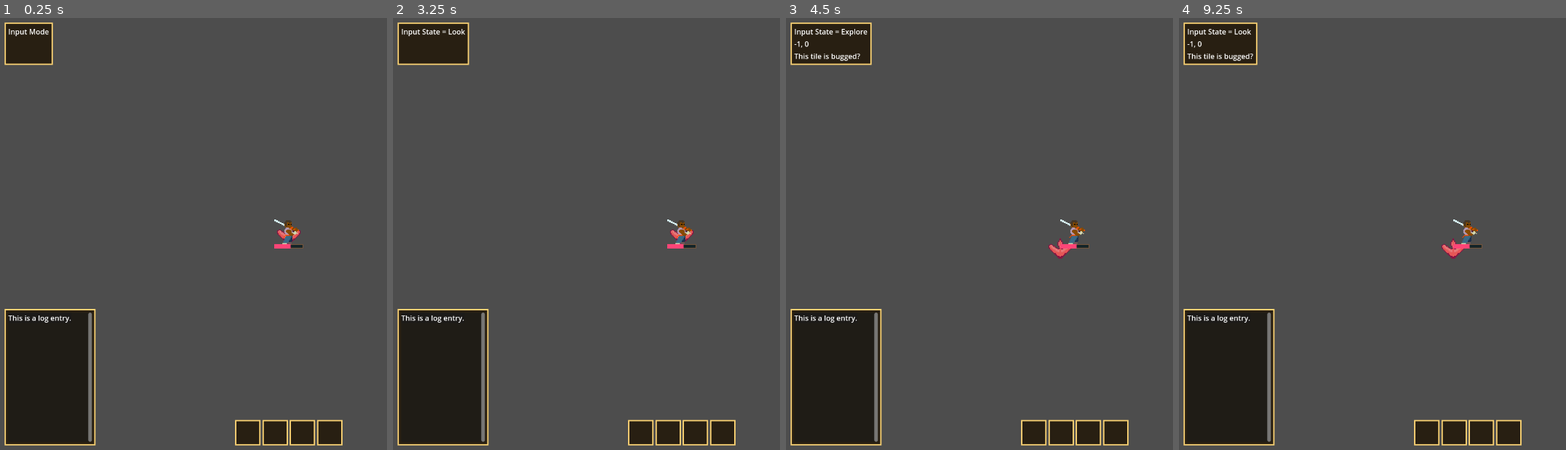
Above: before the commit, frames 1-4 (left to right).
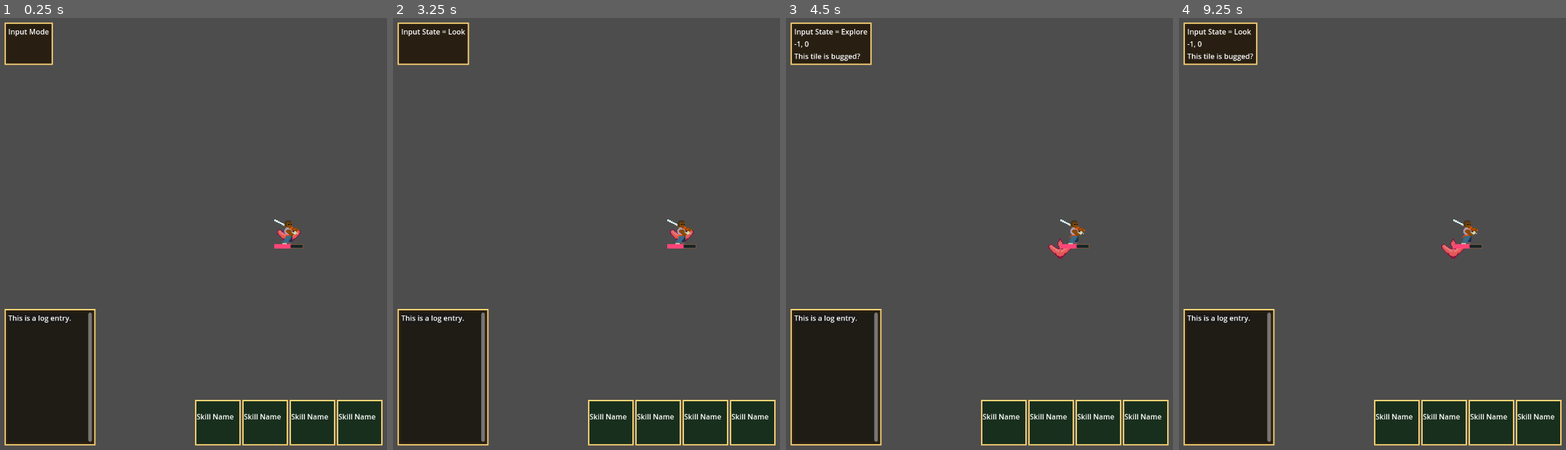
Above: after the commit, the same moments.

Repository: OttoElomaa/godot-4-roguelike-knights
Game: Godot game, scene res://Scenes/world.tscn
Two runs of this game, one before a commit and one after it. Both use one fixed random seed, a clock stepped at 60 frames per second and the inputs below. This scene is started directly instead of the project's main scene.
Inputs (mouse positions are in pixels of both pictures, inside the frame that each line leads up to):
- Up to frame 1 (0.25 s): no input
- Up to frame 2 (3.25 s): tap Enter at 0.5, 2 s; hold Right (ui_right) 0.53-1.28 s; tap 1 (1) at 0.6 s; tap 2 (2) at 0.8, 1.35 s; tap Space at 1.25, 2.75 s; move the mouse to (567, 255) at 1.27 s; hold Down (ui_down) 1.28-2.03 s; tap 3 (3) at 1.55, 2.1 s; move the mouse to (741, 138) at 2.02 s; hold Right (ui_right) 2.03-2.78 s; tap 4 (4) at 2.3, 2.85 s; move the mouse to (652, 320) at 2.77 s; hold Up (ui_up) from 2.78 s (still down); tap L (L) at 3.05 s
- Up to frame 3 (4.5 s): tap Enter at 3.5 s; move the mouse to (outside the picture) at 3.52 s; release Up (ui_up) at 3.53 s; hold Left (ui_left) from 3.53 s (still down); tap L (L) at 3.6 s; tap O (O) at 3.8, 4.35 s; tap Space at 4.25 s; move the mouse to (902, 169) at 4.27 s
- Up to frame 4 (9.25 s): tap P (P) at 4.55, 5.1 s; move the mouse to (1496, 234) at 5.02 s; release Left (ui_left) at 5.03 s; hold Down (ui_down) 5.03-5.78 s; tap U (u) at 5.3, 5.85 s; move the mouse to (1380, 126) at 5.77 s; hold Right (ui_right) 5.78-6.53 s; tap 1 (1) at 6.05, 6.6 s; move the mouse to (outside the picture) at 6.52 s; hold Up (ui_up) 6.53-7.28 s; tap 2 (2) at 6.8, 7.35 s; move the mouse to (1353, 255) at 7.27 s; hold Right (ui_right) 7.28-8.03 s; tap 3 (3) at 7.55, 8.1 s; move the mouse to (1527, 138) at 8.02 s; hold Down (ui_down) 8.03-8.78 s; tap 4 (4) at 8.3, 8.85 s; move the mouse to (1438, 320) at 8.77 s; hold Left (ui_left) from 8.78 s (still down); tap L (L) at 9.05 s

The runs differ from the first frame. In frame 1, 3.8% of the frame differs, in the area x 50-99%, y 88-99%; in frame 2, 3.8%; in frame 3, 3.8%; in frame 4, 3.8%.
Error in both runs: Invalid access to property or key 'movementComponent' on a base object of type 'Nil'. (res://Scripts/PlayerAndCreatures/movementInputComponent.gd:69)

Commit message:
Player can't use skills that are on cooldown. Cooldown shown on skill bar.

Diff:
--- a/Scenes/Creatures/Orc.tscn
+++ b/Scenes/Creatures/Orc.tscn
@@ -1,8 +1,9 @@
-[gd_scene load_steps=4 format=3 uid="uid://cbu18kyqxrpvs"]
+[gd_scene load_steps=5 format=3 uid="uid://cbu18kyqxrpvs"]
 
 [ext_resource type="PackedScene" uid="uid://bjncipjr144kf" path="res://Scenes/Creatures/Creature.tscn" id="1_i5ohc"]
 [ext_resource type="Texture2D" uid="uid://b7wpnuw1nsyg3" path="res://Sprites/Enemies/creature-orc.png" id="2_40b0y"]
 [ext_resource type="PackedScene" uid="uid://cwkrdlxk2utha" path="res://Scenes/Skills/Strong Strike.tscn" id="3_w4nll"]
+[ext_resource type="PackedScene" uid="uid://d4g5rogm106cr" path="res://Scenes/Skills/Strike.tscn" id="4_luom8"]
 
 [node name="Orc" instance=ExtResource("1_i5ohc")]
 creatureName = "Orc"
@@ -12,5 +13,4 @@
 
 [node name="StrongStrike" parent="Skills" index="0" instance=ExtResource("3_w4nll")]
 
-[node name="HealthComponent" parent="." index="3"]
-health = 20
+[node name="Strike" parent="Skills" index="1" instance=ExtResource("4_luom8")]
--- a/Scenes/Skills/Strong Strike.tscn
+++ b/Scenes/Skills/Strong Strike.tscn
@@ -10,6 +10,9 @@
 skillType = "melee"
 range = 1
 
+[node name="Cooldown" parent="." index="1"]
+cooldown = 2
+
 [node name="Script" type="Node" parent="Scripts" index="0"]
 script = ExtResource("3_d3tvs")
 damage = 10
--- a/Scenes/Skills/SummonFox.tscn
+++ b/Scenes/Skills/SummonFox.tscn
@@ -1,17 +1,20 @@
 [gd_scene load_steps=5 format=3 uid="uid://dav2j8d0nekym"]
 
 [ext_resource type="PackedScene" uid="uid://d21u4j6yuyimo" path="res://Scenes/Skills/BaseSkill.tscn" id="1_cm60j"]
-[ext_resource type="Texture2D" uid="uid://5u6pajxqu6we" path="res://Sprites/Enemies/creature-slime.png" id="2_khvdq"]
+[ext_resource type="Texture2D" uid="uid://d2jgliqvedpc5" path="res://Sprites/Enemies/enemy-guardian-spirit-transparent-32px.png" id="2_sm7j4"]
 [ext_resource type="Script" path="res://Scripts/Skills/summon_script.gd" id="3_mmq5u"]
 [ext_resource type="PackedScene" uid="uid://dxn8gcr6ya5vo" path="res://Scenes/Creatures/GuardianSpirit.tscn" id="4_tbrbx"]
 
 [node name="Summon" instance=ExtResource("1_cm60j")]
-skillIcon = ExtResource("2_khvdq")
+skillIcon = ExtResource("2_sm7j4")
 skillName = "Summon"
 
 [node name="Targeting" parent="." index="0"]
 targetingGroup = 0
 
+[node name="Cooldown" parent="." index="1"]
+cooldown = 10
+
 [node name="SummonScript" type="Node" parent="Scripts" index="0"]
 script = ExtResource("3_mmq5u")
 summonsAmount = 1
--- a/Scenes/UI/skill_bar_box.tscn
+++ b/Scenes/UI/skill_bar_box.tscn
@@ -6,15 +6,20 @@
 [sub_resource type="LabelSettings" id="LabelSettings_mo8mu"]
 
 [node name="SkillBarBox" type="PanelContainer"]
-custom_minimum_size = Vector2(50, 50)
+custom_minimum_size = Vector2(100, 100)
 theme_override_styles/panel = ExtResource("1_uiii7")
 script = ExtResource("2_mnnst")
 
 [node name="TextureRect" type="TextureRect" parent="."]
 layout_mode = 2
 
+[node name="Overlay" type="ColorRect" parent="."]
+layout_mode = 2
+color = Color(0.00784314, 0.282353, 0.184314, 0.392157)
+
 [node name="NameLabel" type="Label" parent="."]
 custom_minimum_size = Vector2(50, 50)
 layout_mode = 2
+text = "Skill Name"
 label_settings = SubResource("LabelSettings_mo8mu")
 autowrap_mode = 2
--- a/Scripts/MiscUI/skill_bar_box.gd
+++ b/Scripts/MiscUI/skill_bar_box.gd
@@ -1,11 +1,24 @@
 extends PanelContainer
 
 
-
+var skill:Node = null
 
 func setup(skill:Node):
+
+	self.skill = skill
 
 	var texture:Texture = skill.skillIcon
 
 	$TextureRect.texture = texture
 	$NameLabel.text = skill.skillName
+
+
+
+func updateVisuals():
+
+	if skill.isOnCooldown():
+		$Overlay.show()
+		$NameLabel.text = "%s (%d)" % [skill.skillName, skill.getCooldown()]
+	else:
+		$Overlay.hide()
+		$NameLabel.text = skill.skillName
--- a/Scripts/PlayerAndCreatures/PlayerExtendsCreature.gd
+++ b/Scripts/PlayerAndCreatures/PlayerExtendsCreature.gd
@@ -89,8 +89,9 @@
 func useSkill(index):
 
 	var skill = self.getSkills()[index]
-	skill.activate()
-	passTurn()
+	var success = skill.activate()
+	if success:
+		passTurn()
 
 
 
--- a/Scripts/WorldScripts/dungeon_ui.gd
+++ b/Scripts/WorldScripts/dungeon_ui.gd
@@ -24,6 +24,10 @@
 		boxes[i].setup(skills[i])
 
 
+func updateVisualsOnTurn():
+	for box in skillBar.get_children():
+		if box.skill != null:
+			box.updateVisuals()
 
 
 
--- a/Scripts/WorldScripts/world.gd
+++ b/Scripts/WorldScripts/world.gd
@@ -62,7 +62,8 @@
 	#await get_tree().process_frame
 
 	player.playerSetup(self, false)
-	getUi().displayPlayerSkills(getPlayer())
+	ui.displayPlayerSkills(getPlayer())
+	ui.updateVisualsOnTurn()
 
 	#####################################################
 	#### ROOMS STUFF
@@ -222,8 +223,10 @@
 		processLook()
 
 
-
+#### THIS TRIGGERS AFTER PLAYER HAS COMPLETED A VALID ACTION
 func passTurn():
+
+	ui.updateVisualsOnTurn()
 
 	$AStarGridNode.passTurn()
 	lineOfSight.passTurn()
--- a/Scripts/skill.gd
+++ b/Scripts/skill.gd
@@ -75,3 +75,12 @@
 
 	for effect in $StatusEffects.get_children():
 		effect.applyStatus(target)
+
+
+func isOnCooldown() -> bool:
+
+	return $Cooldown.isOnCooldown()
+
+
+func getCooldown():
+	return $Cooldown.currentCooldown
